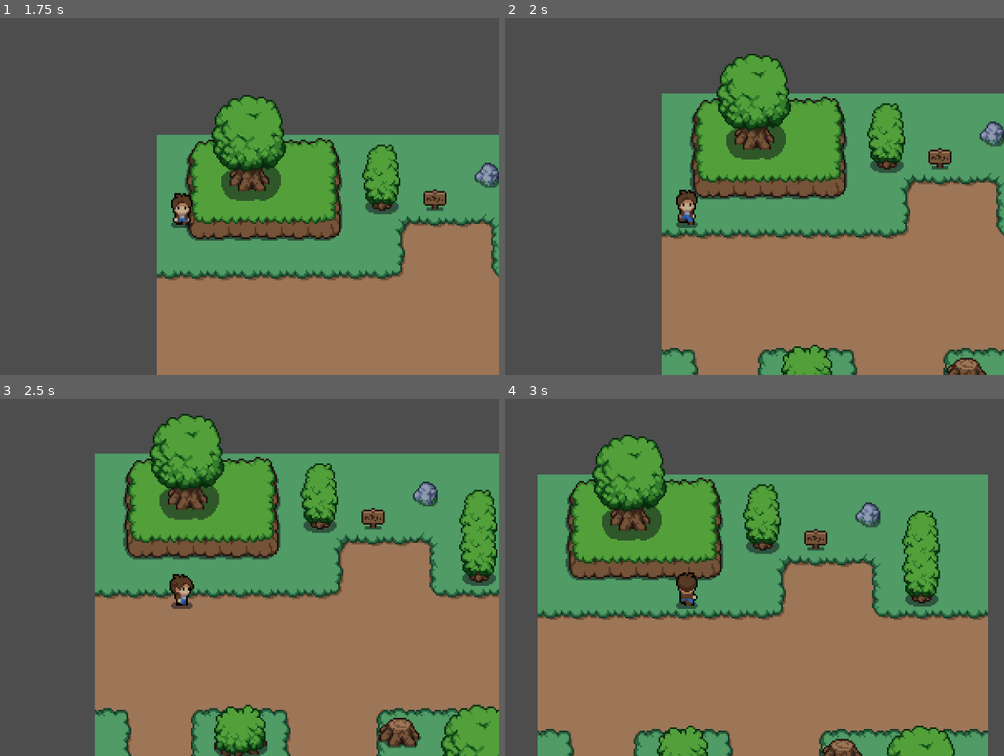
Above: before the commit, frames 1-4 (two rows, left to right).
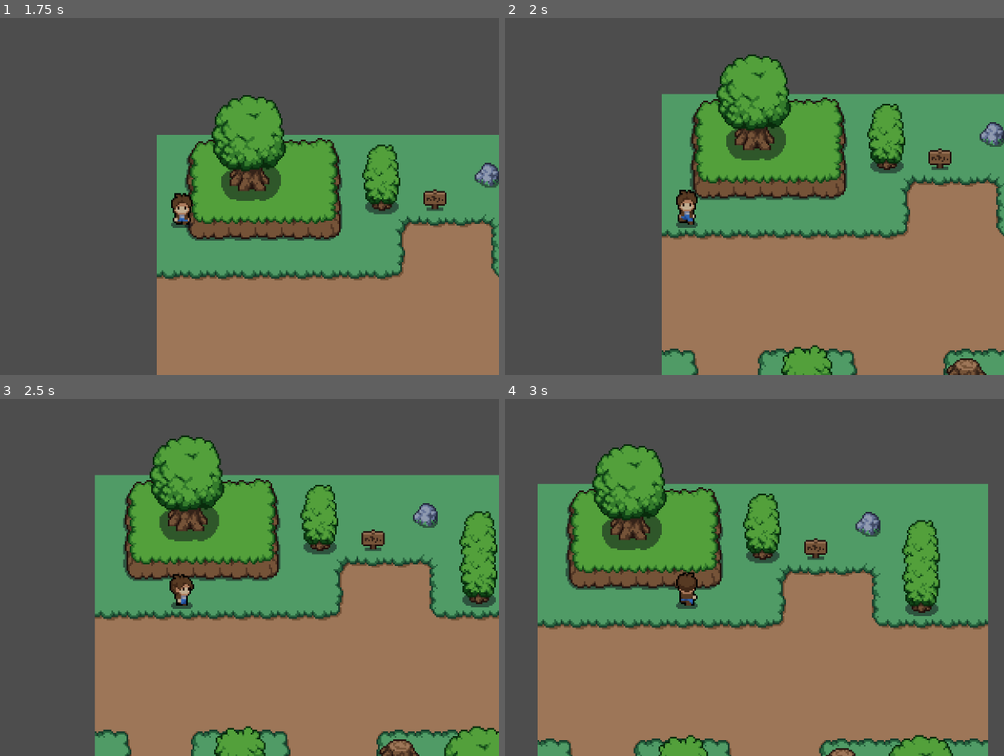
Above: after the commit, the same moments.

Repository: floweeb/godot2d_LE
Game: Godot game, scene res://scenes/level_1.tscn
Same seed, same stepped clock (60 frames per second), same inputs: the game is played once before the commit and once after it.
Inputs:
- Up to frame 1 (1.75 s): tap Enter at 0.5 s; hold D (right) 0.53-1.28 s; hold S (down) from 1.28 s (still down)
- Up to frame 2 (2 s): keep holding S (down)
- Up to frame 3 (2.5 s): release S (down) at 2.03 s; hold D (right) from 2.03 s (still down)
- Up to frame 4 (3 s): release D (right) at 2.78 s; hold W (up) from 2.78 s (still down)

Frame 1 is identical in both runs. In frame 2, 2.0% of the frame differs, in the area x 31-100%, y 10-100%; in frame 3, 27%, in the area x 18-100%, y 4-100%; in frame 4, 17%.

Commit message:
Adding collision to the ground only the ground is accessible

Diff:
--- a/scenes/ground.tscn
+++ b/scenes/ground.tscn
@@ -11,20 +11,32 @@
 texture = ExtResource("2_dd3xn")
 0:0/0 = 0
 1:0/0 = 0
+1:0/0/physics_layer_0/polygon_0/points = PackedVector2Array(-8, -8, 8, -8, 8, -2, -1.375, -2, -4.625, 8, -8, 8)
 2:0/0 = 0
+2:0/0/physics_layer_0/polygon_0/points = PackedVector2Array(-8, -8, 8, -8, 8, -1.375, -8, -1.625)
 3:0/0 = 0
+3:0/0/physics_layer_0/polygon_0/points = PackedVector2Array(-8, -8, 8, -8, 8, 8, 2, 8, 1.75, -2.25, -8, -2)
 4:0/0 = 0
+4:0/0/physics_layer_0/polygon_0/points = PackedVector2Array(4.625, 4.25, 8, 3.125, 8, 8, 2.625, 8)
 5:0/0 = 0
+5:0/0/physics_layer_0/polygon_0/points = PackedVector2Array(-8, 2.625, -4.625, 3.5, -4.125, 8, -8, 8)
 0:1/0 = 0
 1:1/0 = 0
+1:1/0/physics_layer_0/polygon_0/points = PackedVector2Array(-8, -8, -2.125, -8, -2.125, 8, -8, 8)
 2:1/0 = 0
 3:1/0 = 0
+3:1/0/physics_layer_0/polygon_0/points = PackedVector2Array(1.75, -8, 8, -8, 8, 8, 1.625, 8)
 4:1/0 = 0
+4:1/0/physics_layer_0/polygon_0/points = PackedVector2Array(2.25, -8, 8, -8, 8, -1.875, 3.75, -3.5)
 5:1/0 = 0
+5:1/0/physics_layer_0/polygon_0/points = PackedVector2Array(-8, -8, -3.5, -8, -4.25, -4.25, -8, -3.125)
 0:2/0 = 0
 1:2/0 = 0
+1:2/0/physics_layer_0/polygon_0/points = PackedVector2Array(-8, -8, -2.125, -8, -2.125, 2.625, 8, 2.5, 8, 8, -2.125, 8, -8, 8)
 2:2/0 = 0
+2:2/0/physics_layer_0/polygon_0/points = PackedVector2Array(-8, 2, 8, 1.875, 8, 8, -8, 8)
 3:2/0 = 0
+3:2/0/physics_layer_0/polygon_0/points = PackedVector2Array(2.125, -8, 8, -8, 8, 8, -8, 8, -8, 1.625, 2.125, 1.625)
 4:2/0 = 0
 5:2/0 = 0
 0:3/0 = 0
@@ -33,6 +45,7 @@
 3:3/0 = 0
 
 [sub_resource type="TileSet" id="TileSet_wres1"]
+physics_layer_0/collision_layer = 1
 sources/0 = SubResource("TileSetAtlasSource_4k2im")
 sources/1 = SubResource("TileSetAtlasSource_uwtym")
 
